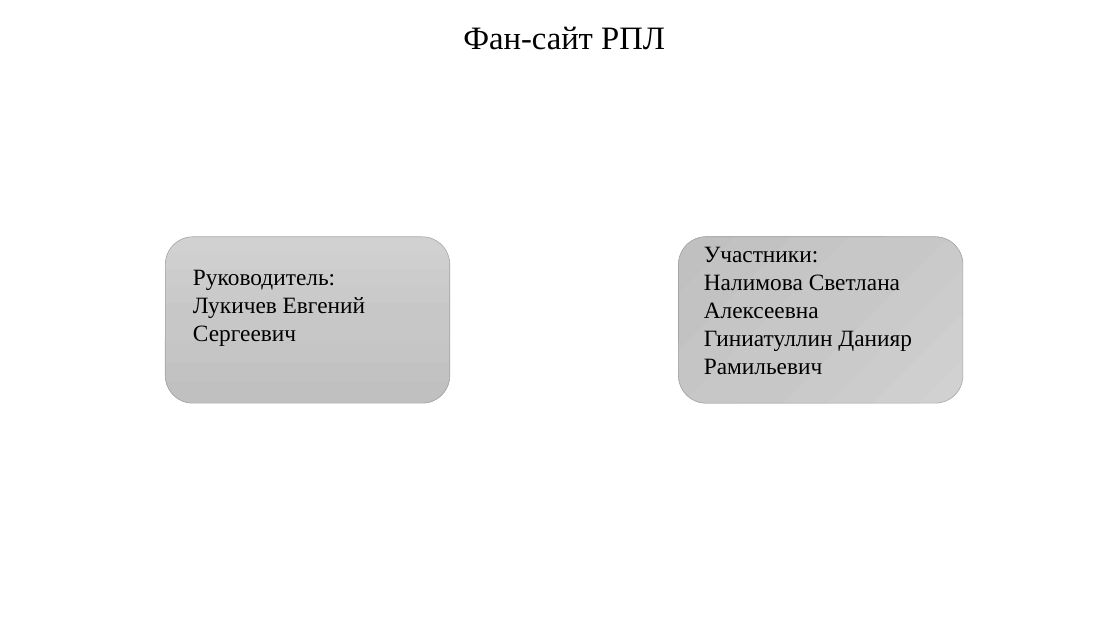
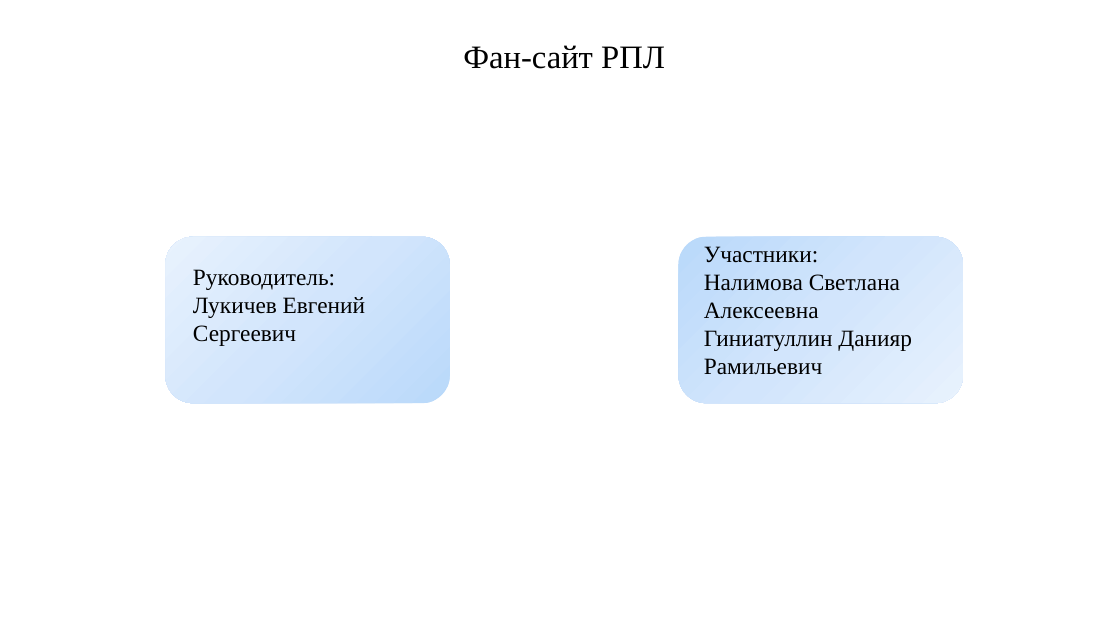
Before and after one commit to Kilmb/web, a slide deck: slide 1 of Web-main.pptx. Drawn at 1120x630 pixels with LibreOffice and Linux fonts; fonts in the diff are those of the drawing; background and template pictures are left out. Boxes give left, top, right and bottom in pixels: in the first picture for what was removed or moved away, otherwise in the second. Text is boxed around its words. In the diff, an @@ line names an element or a change of style, - is before the commit and + after.

```diff
--- a/Web-main.pptx
+++ b/Web-main.pptx
@@ title "Фан-сайт РПЛ": place and size @@
-title "Фан-сайт РПЛ" at <box>463,26,665,50</box>
+title "Фан-сайт РПЛ" at <box>463,45,665,69</box>
@@ rounded rectangle at <box>166,237,450,403</box>: fill gradient #D2D2D2 to #C8C8C8 to #C0C0C0 to gradient #B9DAFB to #D3E7FC to #E9F2FD; outline #A5A5A5 0.5 pt to none @@
@@ rounded rectangle at <box>679,237,964,403</box>: fill gradient #D2D2D2 to #C8C8C8 to #C0C0C0 to gradient #B9DAFB to #D3E7FC to #E9F2FD; outline #A5A5A5 0.5 pt to none @@
```
Also in this commit, not shown: 2 other slides changed, 2 slides added.
